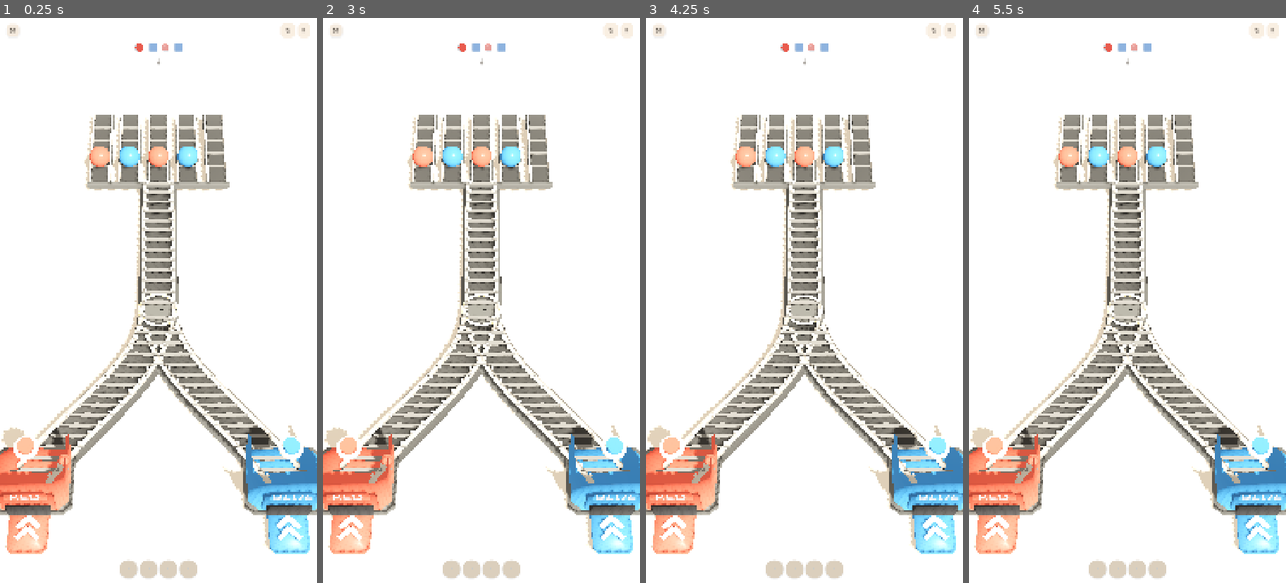
Above: before the commit, frames 1-4 (left to right).
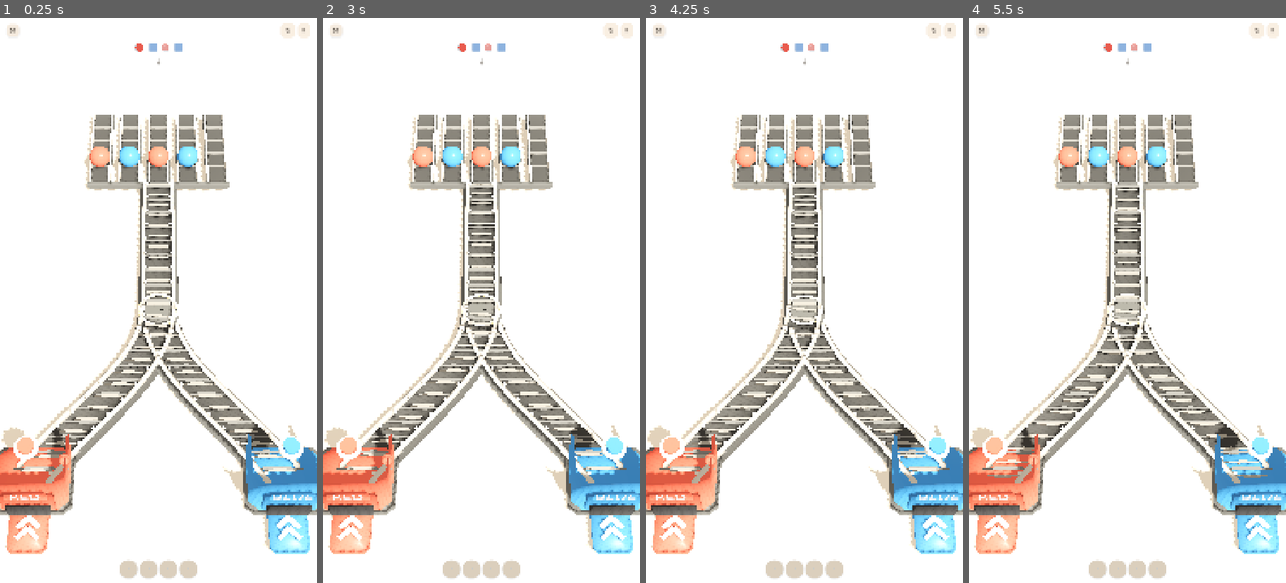
Above: after the commit, the same moments.

Repository: mocchaust64/rail_game
Game: Godot game, scene res://app/main.tscn
Same seed, same stepped clock (60 frames per second), same inputs: the game is played once before the commit and once after it.
Inputs:
- Up to frame 1 (0.25 s): no input
- Up to frame 2 (3 s): click "↻" at 0.5 s; click "Ⅱ" at 1.25 s; click "TEXT NORMAL" at 2 s; click "RESTART LEVEL" at 2.75 s
- Up to frame 3 (4.25 s): click "↻" at 3.5 s
- Up to frame 4 (5.5 s): click "Ⅱ" at 4.25 s; click "RESTART LEVEL" at 5 s

The runs differ from the first frame. In frame 1, 4.5% of the frame differs, in the area x 3-97%, y 28-82%; in frame 2, 4.7%; in frame 3, 4.6%; in frame 4, 4.6%.

Commit message:
visual: add moving center flow to rails

Diff:
--- a/gameplay/track_visuals.gd
+++ b/gameplay/track_visuals.gd
@@ -1,14 +1,13 @@
 class_name TrackVisuals
 extends RefCounted
 # Reference-video rail renderer. Everything here is generated by the game: a
-# continuous dark roadbed, bright metal rails, sleepers and small fasteners.
-# No external gameplay meshes are used.
+# continuous dark roadbed, fixed metal side rails and a moving centre channel.
 
 const BASE_WIDTH := 0.92
 const BED_WIDTH := 0.70
 const RAIL_OFFSET := 0.36
 const RAIL_WIDTH := 0.085
-const SLEEPER_SPACING := 0.30
+const SUPPORT_SPACING := 0.42
 const BOLT_OFFSET := 0.30
 
 
@@ -33,8 +32,13 @@
         root, "Rails", visible_points, RAIL_WIDTH, 0.095, 0.215, [-RAIL_OFFSET, RAIL_OFFSET],
         VisualFactory.material(Color("#D7D4CC"), 0.24, 0.0, 0.34)
     )
-    _sleeper_layer(root, visible_points)
+    _support_layer(root, visible_points)
     _bolt_layer(root, visible_points)
+
+    var motion := TrackMotion.new()
+    motion.name = "TrackMotion"
+    root.add_child(motion)
+    motion.setup(visible_points)
     return root
 
 
@@ -129,13 +133,13 @@
         tool.add_vertex(vertex)
 
 
-static func _sleeper_layer(parent: Node3D, points: PackedVector3Array) -> void:
+static func _support_layer(parent: Node3D, points: PackedVector3Array) -> void:
     var total := TrackGeometry.length(points)
-    var count := maxi(1, int(floor(total / SLEEPER_SPACING)))
+    var count := maxi(1, int(floor(total / SUPPORT_SPACING)))
 
     var mesh := BoxMesh.new()
     mesh.size = Vector3.ONE
-    mesh.material = VisualFactory.material(Color("#737576"), 0.54, 0.0, 0.08)
+    mesh.material = VisualFactory.material(Color("#676A6C"), 0.56, 0.0, 0.06)
 
     var multi := MultiMesh.new()
     multi.transform_format = MultiMesh.TRANSFORM_3D
@@ -148,18 +152,18 @@
         var p: Vector3 = sample["position"]
         var tangent: Vector3 = sample["tangent"]
         var angle := atan2(tangent.x, tangent.z)
-        var basis := Basis(Vector3.UP, angle).scaled(Vector3(0.78, 0.035, 0.075))
-        multi.set_instance_transform(i, Transform3D(basis, p + Vector3(0, 0.175, 0)))
+        var basis := Basis(Vector3.UP, angle).scaled(Vector3(0.78, 0.028, 0.055))
+        multi.set_instance_transform(i, Transform3D(basis, p + Vector3(0, 0.145, 0)))
 
     var instance := MultiMeshInstance3D.new()
-    instance.name = "Sleepers"
+    instance.name = "Supports"
     instance.multimesh = multi
     parent.add_child(instance)
 
 
 static func _bolt_layer(parent: Node3D, points: PackedVector3Array) -> void:
     var total := TrackGeometry.length(points)
-    var sleeper_count := maxi(1, int(floor(total / SLEEPER_SPACING)))
+    var support_count := maxi(1, int(floor(total / SUPPORT_SPACING)))
 
     var mesh := CylinderMesh.new()
     mesh.top_radius = 0.035
@@ -171,11 +175,11 @@
     var multi := MultiMesh.new()
     multi.transform_format = MultiMesh.TRANSFORM_3D
     multi.mesh = mesh
-    multi.instance_count = sleeper_count * 2
+    multi.instance_count = support_count * 2
 
     var index := 0
-    for i in range(sleeper_count):
-        var distance := (float(i) + 0.5) * total / float(sleeper_count)
+    for i in range(support_count):
+        var distance := (float(i) + 0.5) * total / float(support_count)
         var sample := TrackGeometry.sample_distance(points, distance)
         var p: Vector3 = sample["position"]
         var tangent: Vector3 = sample["tangent"]
